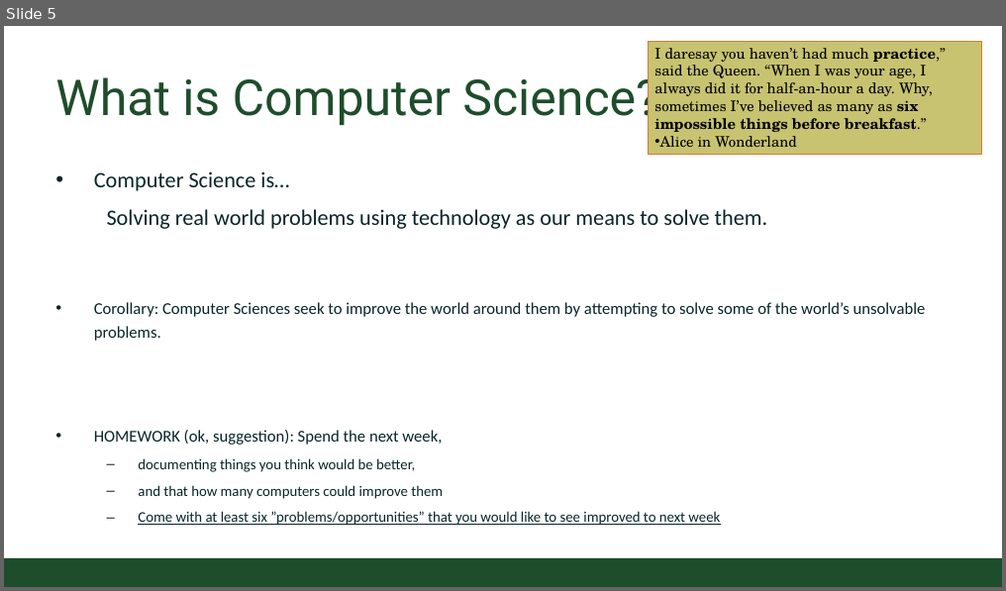
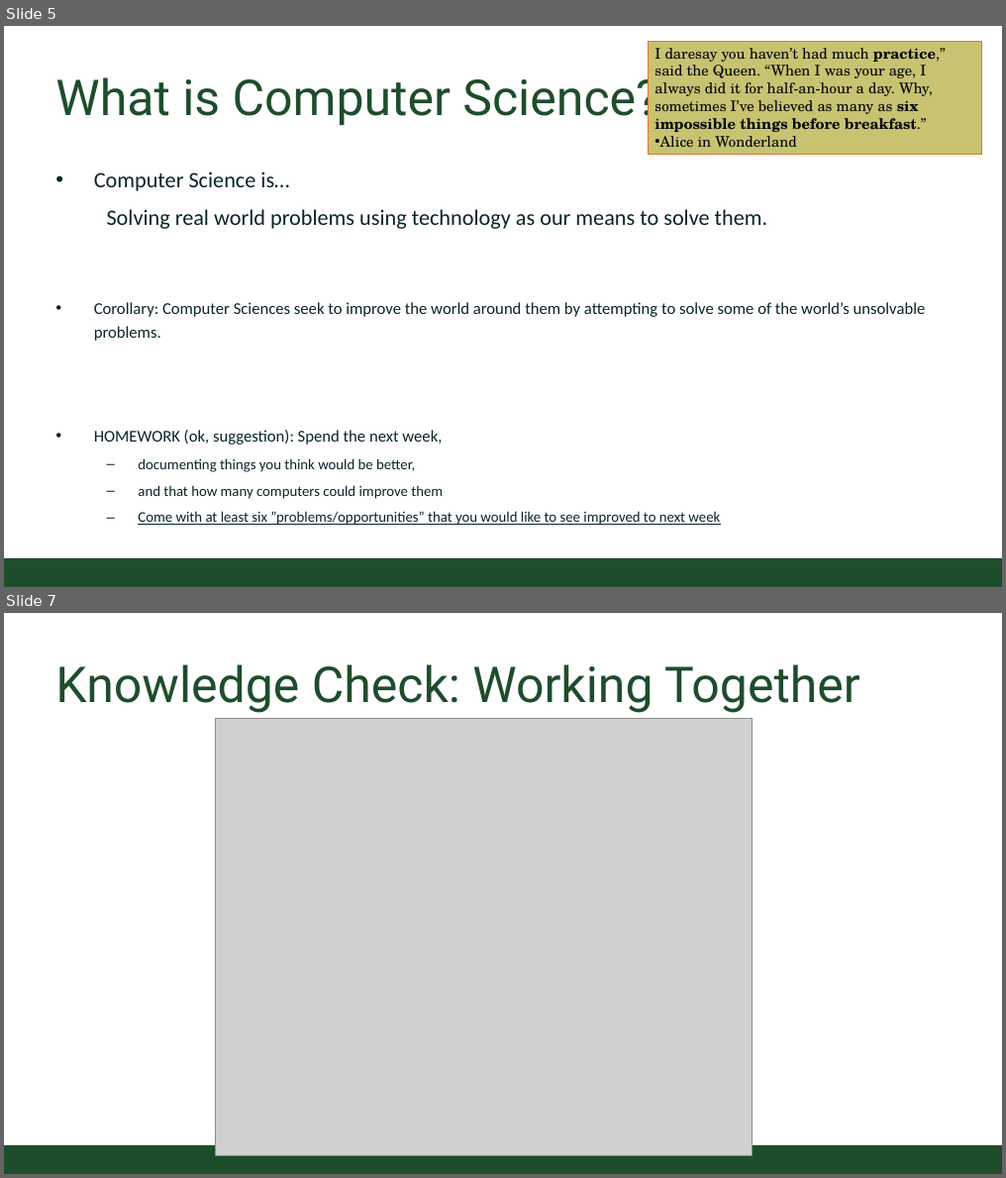
Before and after one commit to CSU-CompSci-CS163-4/Handouts, a slide deck: help session/week2/week2_gold.pptx. Shown one above the other, each under a label of ours: slide 5 before the commit, slides 5 and 7 after it; the slides between them are not shown. The pictures are 1006x591 and 1006x1178 pixels, drawn with LibreOffice and Linux fonts; fonts in the diff are those of the drawing; grey boxes stand for pictures; background and template pictures are left out. Boxes give left, top, right and bottom in pixels: in the first picture for what was removed or moved away, otherwise in the second. Text is boxed around its words. In the diff, an @@ line names an element or a change of style, - is before the commit and + after.

Commit message:
added knowledge checks to slides

```diff
--- a/help session/week2/week2_gold.pptx
+++ b/help session/week2/week2_gold.pptx
@@ slide 7 added at (4,613,1002,1174), background #FFFFFF; not listed: 1 template element that a slide beside it also shows @@
@@ title added at (55,664,860,713), 54 pt, text #1E4D2B @@
+Knowledge Check: Working Together
@@ picture added at (215,719,752,1156) @@
```
Also in this commit, not shown: 1 slide changed, 1 other slide added, 1 other file.
